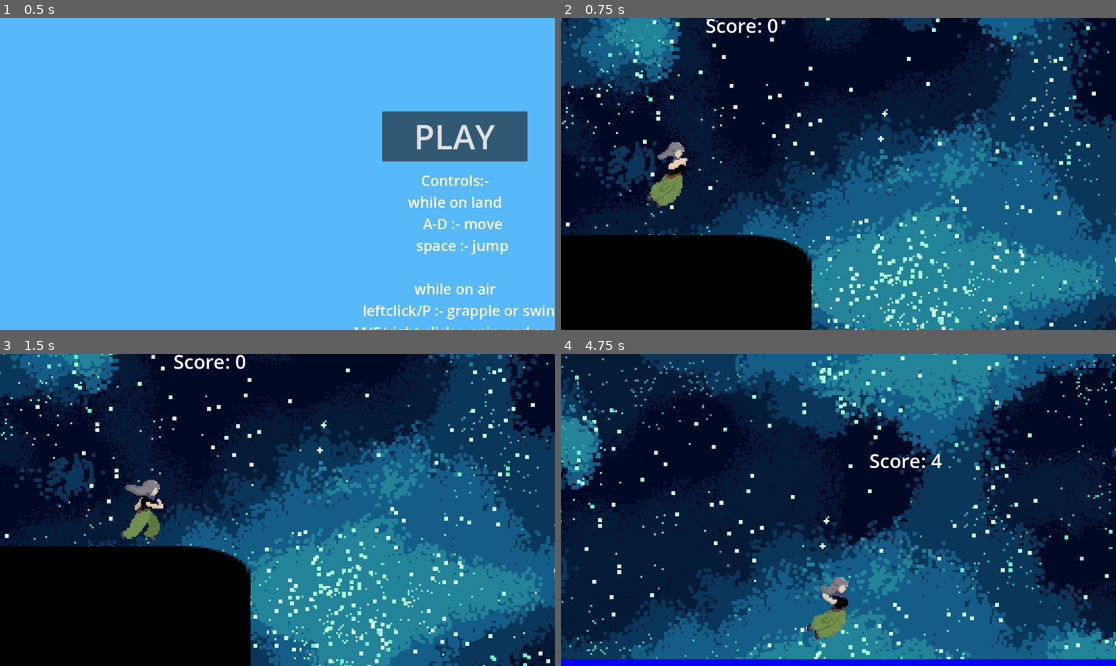
Above: before the commit, frames 1-4 (two rows, left to right).
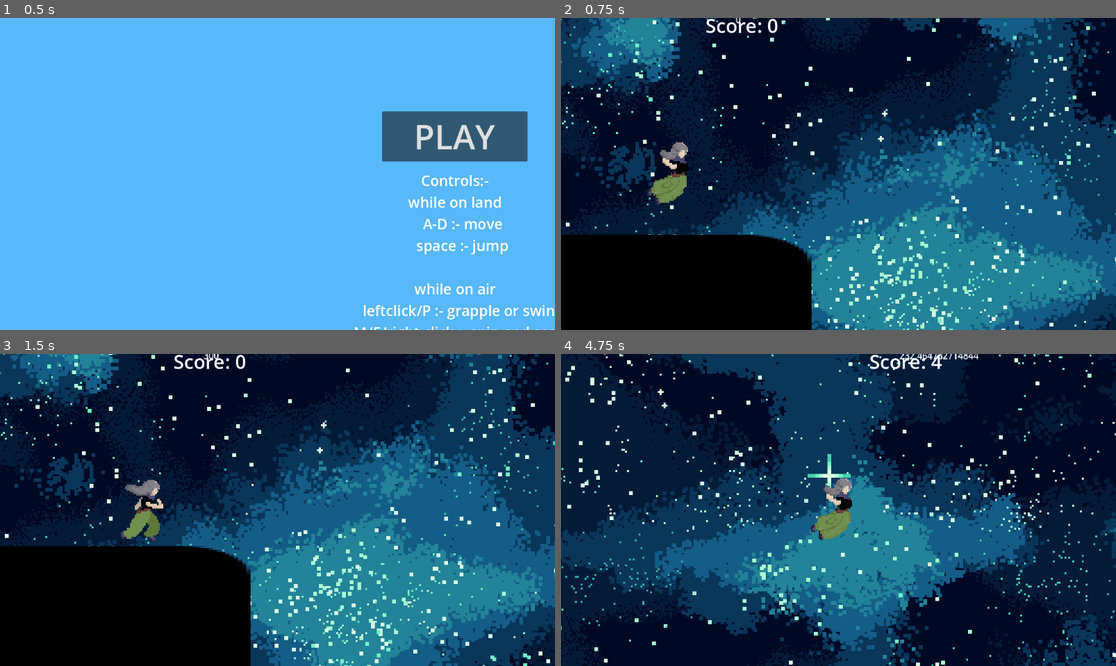
Above: after the commit, the same moments.

Repository: Shubh-2799/rep
Game: Godot game, scene res://controls.tscn
Two runs of this game, one before a commit and one after it. Both use one fixed random seed, a clock stepped at 60 frames per second and the inputs below. The engine's default icon, where the game draws it, is replaced by a stand-in: a white triangle on a blue panel in a dark square.
Inputs (mouse positions are in pixels of both pictures, inside the frame that each line leads up to):
- Up to frame 1 (0.5 s): no input
- Up to frame 2 (0.75 s): click "PLAY" at 0.5 s
- Up to frame 3 (1.5 s): move the mouse to (399, 494) at 1.27 s; hold Right (ui_right) from 1.28 s (still down); tap F (dash) at 1.35 s
- Up to frame 4 (4.75 s): click (960, 494) at 1.55 s; move the mouse to (727, 525) at 2.02 s; click (727, 525) at 2.1 s; tap F (dash) at 2.3, 2.85, 3.8 s; move the mouse to (894, 441) at 2.77 s; release Right (ui_right) at 2.78 s; hold Left (ui_left) 2.78-3.53 s; click (894, 441) at 3.05 s; move the mouse to (810, 572) at 3.52 s; hold Right (ui_right) from 3.53 s (still down); tap M (flip) at 3.6 s; move the mouse to (1005, 556) at 4.27 s; click (1005, 556) at 4.35 s

Frame 1 is identical in both runs. In frame 2, 0.5% of the frame differs, in the area x 15-100%, y 0-61%; in frame 3, less than 0.1%; in frame 4, 62%, in the area x 0-100%, y 0-100%.

Commit message:
music ver.1

Diff:
--- /dev/null
+++ b/bg_music.tscn
@@ -0,0 +1,7 @@
+[gd_scene load_steps=2 format=3 uid="uid://lqafaas173ro"]
+
+[ext_resource type="AudioStream" uid="uid://dket773fxj3po" path="res://new.mp3" id="1_qvkhr"]
+
+[node name="AudioStreamPlayer" type="AudioStreamPlayer"]
+stream = ExtResource("1_qvkhr")
+autoplay = true
--- a/character_body_2d.gd
+++ b/character_body_2d.gd
@@ -15,6 +15,7 @@
 		velocity.y -= 900.0
 		justjumped = true
 func _process(delta: float) -> void:
+	$Camera2D/Label.text = str(velocity.x)
 	if S.jumppad and not is_on_floor():
 		$AnimatedSprite2D.play("jumppad")
 		velocity.x = direction * PADSPEED
--- a/grapple.gd
+++ b/grapple.gd
@@ -25,6 +25,8 @@
 var aeq = 0.0
 var after_swing_rot: bool = false
 var playercurrentvelx:float
+var collider
+var was_swinging:bool = false
 func _ready() -> void:
 	S.rot_count = 0
 	sprite = $"../AnimatedSprite2D"
@@ -49,10 +51,12 @@
 				pass
 		if Input.is_action_just_pressed("left click"):
 			if raycast.is_colliding():
-				var collider = raycast.get_collider(0)
+				collider = raycast.get_collider(0)
 				$"../AnimatedSprite2D".flip_h = false
 				if collider and collider.has_method("rest"):
 					$"../AnimatedSprite2D".play("grapple")
+				elif not collider:
+					player.velocity.x = playercurrentvelx
 				else:
 					$"../AnimatedSprite2D".play("swing")
 				var body = raycast.get_collider(0)
@@ -63,6 +67,7 @@
 				S.dash = false
 				S.swinging = true
 				glaunch()
+				was_swinging = true
 			else:
 				pass
 		elif Input.is_action_just_pressed("left click") and not raycast.is_colliding():
@@ -134,7 +139,7 @@
 		pulled = true
 		line.show()
 func glaunch():
-	var collider = raycast.get_collider(0)
+	collider = raycast.get_collider(0)
 	if collider and collider.has_method("rest"):
 		plaunch()
 
@@ -147,15 +152,18 @@
 		angular_velocity = min_angular_velocity
 		last_swing_direction = 1
 		line.show()
+
 func gretract():
 	if S.dash:
 		$"../AnimatedSprite2D".play("dash")
-	else:
+	elif not S.dash and was_swinging == false:
+		$"../AnimatedSprite2D".play("jumppad")
+	elif was_swinging == true and not S.dash:
 		$"../AnimatedSprite2D".play("fall")
 	launched = false
 	throwvel = true
 	line.hide()
-
+	was_swinging = false
 
 func pull(delta):
 	stiffness += 0.1
--- a/label.gd
+++ /dev/null
@@ -1,6 +0,0 @@
-extends Label
-var player:CharacterBody2D
-func _ready() -> void:
-	player = $".."
-func _process(delta: float) -> void:
-	text = "Velocity x  :" + str(player.velocity.x)
--- a/label_2.gd
+++ b/label_2.gd
@@ -1,4 +1,4 @@
 extends Label
 
 func _process(delta: float) -> void:
-	$".".text = S.v.x
+	$".".text = $"../..".velocity.x
--- a/node_2d.gd
+++ b/node_2d.gd
@@ -66,58 +66,60 @@
 	else:
 		spawn_distance = 1000
 
-	# Number of objects to spawn at once
-	var num_to_spawn := 6  # Tum isse customize kar sakte ho
+	var num_to_spawn := 6
 
 	if player.global_position.x + spawn_distance > last_spawn_x + min_gap and object_count >= num_to_spawn:
+		var current_y = player.global_position.y + randf_range(-3600, -1600)
+
 		for i in range(num_to_spawn):
-			selection = randi_range(1,10)
-
+			var selection = randi_range(1, 10)
 			var new_body: StaticBody2D
 			var new_body_name: String
 
+			# Instantiate based on selection
 			if selection == 21 and platformspawning:
-				new_body = street_lamp_scene.instantiate() as StaticBody2D
+				new_body = street_lamp_scene.instantiate()
 				new_body_name = "platform"
-			elif selection == 3 or selection == 4:
-				new_body = obstacle_scene.instantiate() as StaticBody2D
+			elif selection == 3:
+				new_body = obstacle_scene.instantiate()
 				new_body_name = "obstacle"
 			else:
-				new_body = static_body_scene.instantiate() as StaticBody2D
+				new_body = static_body_scene.instantiate()
 				new_body_name = "normal"
 
-			object_count -= 1
-			var y_offset = randf_range(-700, -200) + i * 1000  # Vertical spread
-			var y_pos = player.global_position.y + y_offset
-
-			var xscale:float
-			var yscale:float
-
+			# Scaling
+			var xscale: float
+			var yscale: float
 			if selection != 2:
-				if selection == 3 or selection == 4:
+				if new_body_name == "obstacle":
 					xscale = randf_range(0.01 , 0.02)
 					yscale = randf_range(0.08 , 0.1)
 				else:
 					xscale = 0.059
 					yscale = 0.415
-			elif selection == 21 and platformspawning:
-				xscale = randf_range(-0.7,-0.9)
+			elif new_body_name == "platform":
+				xscale = randf_range(-0.7, -0.9)
 				yscale = 0.03
 
 			new_body.scale = Vector2(xscale, yscale)
 
-			if new_body_name == "normal":
-				new_body.global_position = Vector2(player.global_position.x + spawn_distance, y_pos)
-			elif new_body_name == "platform":
-				new_body.global_position = Vector2(player.global_position.x + 1900, y_pos)
+			# Y-position variation
+			current_y += randf_range(500, 1000)
+
+			# X-position with slight random offset
+			var x_pos = player.global_position.x + spawn_distance + randf_range(-100, 100)
+
+			if new_body_name == "platform":
+				new_body.global_position = Vector2(player.global_position.x + 1900, current_y)
 				$"platform timer".start()
 				platformspawning = false
-			elif new_body_name == "obstacle":
-				new_body.global_position = Vector2(player.global_position.x + spawn_distance, y_pos)
+			else:
+				new_body.global_position = Vector2(x_pos, current_y)
 
 			add_child(new_body)
 			spawned_objects.append(new_body)
-			last_spawn_x = max(last_spawn_x, new_body.global_position.x)  # Track furthest object only
+			last_spawn_x = max(last_spawn_x, new_body.global_position.x)
+			object_count -= 1
 
 func despawn_old_objects():
 	for obj in spawned_objects:
--- a/node_2d.tscn
+++ b/node_2d.tscn
@@ -38,6 +38,12 @@
 limit_left = 0
 limit_bottom = 1960
 limit_smoothed = true
+
+[node name="Label" type="Label" parent="CharacterBody2D/Camera2D"]
+offset_left = 109.483
+offset_top = -247.794
+offset_right = 806.483
+offset_bottom = -103.794
 
 [node name="StaticBody2D3" type="StaticBody2D" parent="."]
 position = Vector2(-25.9999, 729)
--- a/player.tscn
+++ b/player.tscn
@@ -5,7 +5,6 @@
 [ext_resource type="Texture2D" uid="uid://b4ovc783j7ggq" path="res://Sprite-idle-Sheet (1).png" id="2_wswbc"]
 [ext_resource type="Script" path="res://grapple.gd" id="3_mhyeh"]
 [ext_resource type="Texture2D" uid="uid://dluhf32xosvfe" path="res://jump_and_fall_ (1).png" id="3_nf1p1"]
-[ext_resource type="Script" path="res://label.gd" id="4_g3nkr"]
 [ext_resource type="Texture2D" uid="uid://n88f7tkm3jow" path="res://run-Sheet.png" id="4_gch6q"]
 [ext_resource type="Script" path="res://label_3.gd" id="5_8j2b2"]
 [ext_resource type="Texture2D" uid="uid://cb43qadyt105d" path="res://swing_sprites.png" id="5_76hex"]
@@ -219,6 +218,8 @@
 
 [sub_resource type="RectangleShape2D" id="RectangleShape2D_uou6p"]
 size = Vector2(43.1034, 111.765)
+
+[sub_resource type="GDScript" id="GDScript_n25c7"]
 
 [sub_resource type="Curve" id="Curve_jgqo2"]
 _data = [Vector2(0, 1), 0.0, 0.0, 0, 0, Vector2(1, 0), 0.0, 0.0, 0, 0]
@@ -236,7 +237,7 @@
 position = Vector2(4.00543e-05, -1.09673e-05)
 scale = Vector2(2.82813, 2.44118)
 sprite_frames = SubResource("SpriteFrames_vp328")
-animation = &"grapple"
+animation = &"jumppad"
 
 [node name="Marker2D" type="Marker2D" parent="AnimatedSprite2D"]
 position = Vector2(6.40121, -9.33733)
@@ -291,7 +292,7 @@
 theme_override_font_sizes/font_size = 70
 horizontal_alignment = 1
 vertical_alignment = 1
-script = ExtResource("4_g3nkr")
+script = SubResource("GDScript_n25c7")
 
 [node name="Label3" type="Label" parent="."]
 visible = false
--- a/project.godot
+++ b/project.godot
@@ -18,6 +18,7 @@
 [autoload]
 
 S="*res://s.gd"
+BgMusic="*res://bg_music.tscn"
 
 [dotnet]
 
Not shown, added: new.mp3.import
Not shown, added: new.wav.import
Binary file added: ogstar.png
Not shown, added: ogstar.png.import
Not shown, changed: grapple.exe
Not shown, added: new.mp3
Not shown, added: new.wav
